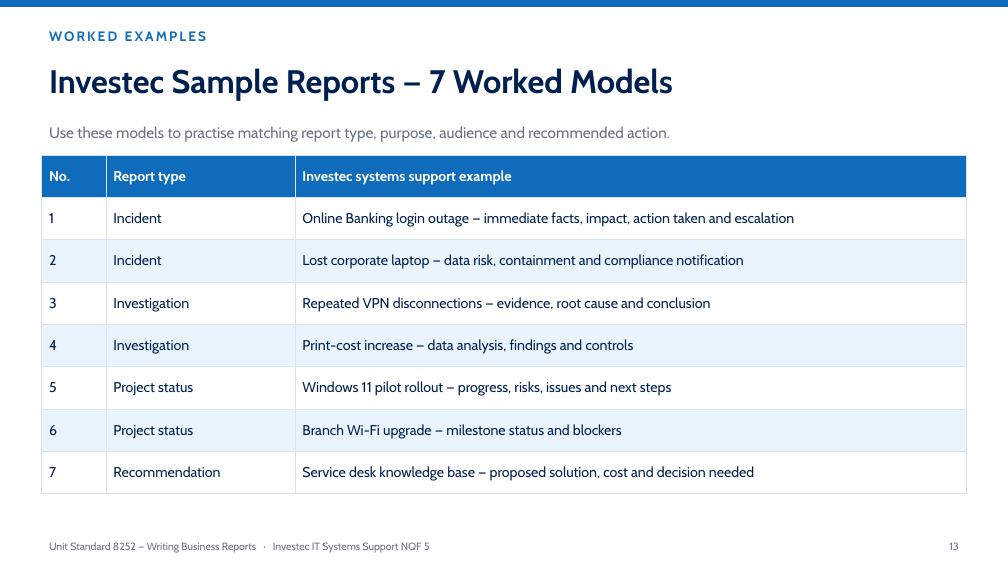
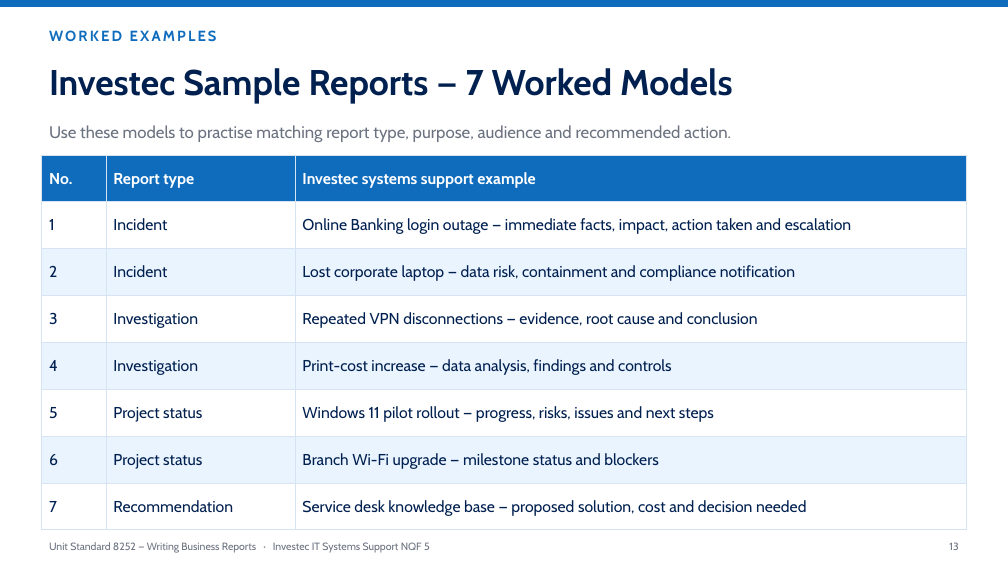
Before and after one commit to andrekyle/ITsystemsupport, a slide deck: slide 13 of public/downloads/US8252-Writing-Business-Reports.pptx. Drawn at 1008x567 pixels with LibreOffice and Linux fonts; fonts in the diff are those of the drawing. Boxes give left, top, right and bottom in pixels: in the first picture for what was removed or moved away, otherwise in the second. Text is boxed around its words. In the diff, an @@ line names an element or a change of style, - is before the commit and + after.

Commit message:
Bigger fonts throughout the Writing Business Reports deck

```diff
--- a/public/downloads/US8252-Writing-Business-Reports.pptx
+++ b/public/downloads/US8252-Writing-Business-Reports.pptx
@@ text "WORKED EXAMPLES" at (49,30,217,41): size 13 to 14 pt @@
@@ text "Investec Sample Reports — 7 ..." at (49,68,732,103): size 31 to 34 pt @@
@@ text "Use these models to practise ..." at (49,125,731,142): size 14.5 to 16 pt @@
@@ table at (42,155,966,520) @@
@@ size 13.5 to 15 pt @@
```
Also in this commit, not shown: 21 other slides changed, 1 other file.
